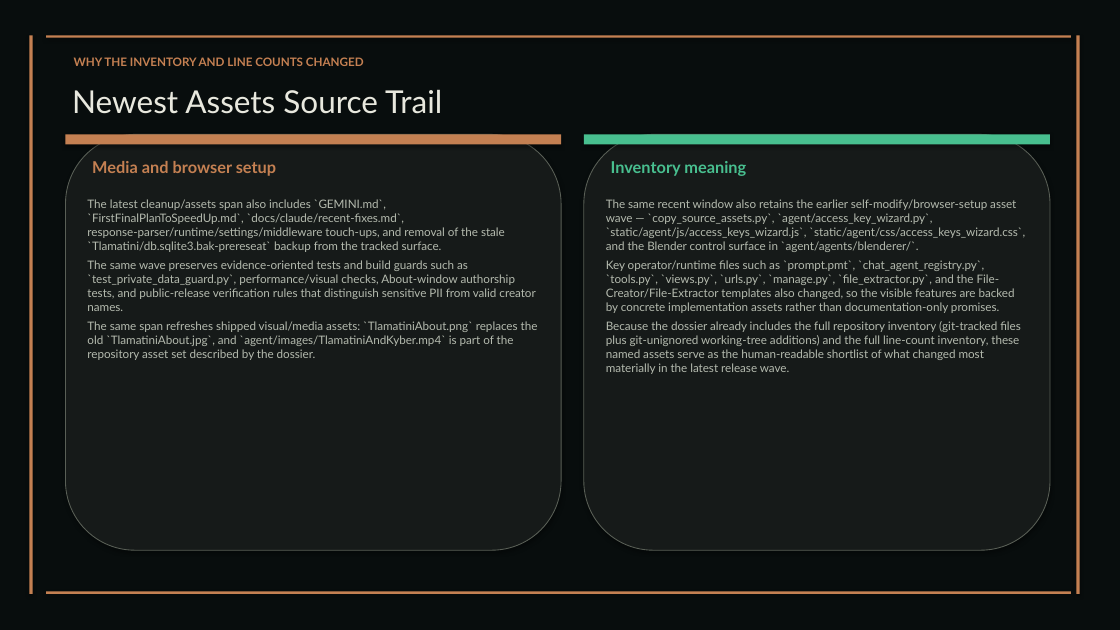
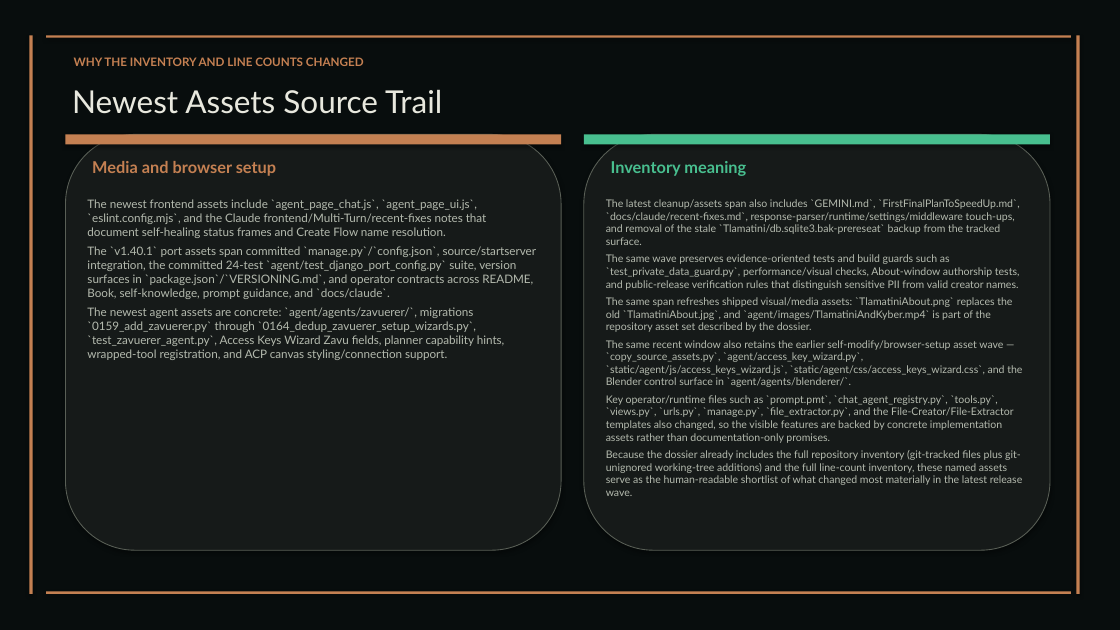
Before and after one commit to XAIHT/Tlamatini, a slide deck: slide 63 of Tlamatini_eXtended_Artificial_Intelligence_Humanly_Tempered.pptx (slide 57 before the commit). Drawn at 1120x630 pixels with LibreOffice and Linux fonts; fonts in the diff are those of the drawing. Boxes give left, top, right and bottom in pixels: in the first picture for what was removed or moved away, otherwise in the second. Text is boxed around its words. In the diff, an @@ line names an element or a change of style, - is before the commit and + after.

```diff
--- a/Tlamatini_eXtended_Artificial_Intelligence_Humanly_Tempered.pptx
+++ b/Tlamatini_eXtended_Artificial_Intelligence_Humanly_Tempered.pptx
@@ text at bbox=[87, 199, 537, 360]: text changed @@
-The latest cleanup/assets span also includes `GEMINI.md`, `FirstFinalPlanToSpeedUp.md`, `docs/claude/recent-fixes.md`, response-parser/runtime/settings/middleware touch-ups, and removal of the stale `Tlamatini/db.sqlite3.bak-prereseat` backup from the tracked surface.
-The same wave preserves evidence-oriented tests and build guards such as `test_private_data_guard.py`, performance/visual checks, About-window authorship tests, and public-release verification rules that distinguish sensitive PII from valid creator names.
-The same span refreshes shipped visual/media assets: `TlamatiniAbout.png` replaces the old `TlamatiniAbout.jpg`, and `agent/images/TlamatiniAndKyber.mp4` is part of the repository asset set described by the dossier.
+The newest frontend assets include `agent_page_chat.js`, `agent_page_ui.js`, `eslint.config.mjs`, and the Claude frontend/Multi-Turn/recent-fixes notes that document self-healing status frames and Create Flow name resolution.
+The `v1.40.1` port assets span committed `manage.py`/`config.json`, source/startserver integration, the committed 24-test `agent/test_django_port_config.py` suite, version surfaces in `package.json`/`VERSIONING.md`, and operator contracts across README, Book, self-knowledge, prompt guidance, and `docs/claude`.
+The newest agent assets are concrete: `agent/agents/zavuerer/`, migrations `0159_add_zavuerer.py` through `0164_dedup_zavuerer_setup_wizards.py`, `test_zavuerer_agent.py`, Access Keys Wizard Zavu fields, planner capability hints, wrapped-tool registration, and ACP canvas styling/connection support.
@@ text at bbox=[606, 199, 1020, 332]: paragraphs added @@
+The latest cleanup/assets span also includes `GEMINI.md`, `FirstFinalPlanToSpeedUp.md`, `docs/claude/recent-fixes.md`, response-parser/runtime/settings/middleware touch-ups, and removal of the stale `Tlamatini/db.sqlite3.bak-prereseat` backup from the tracked surface.
+The same wave preserves evidence-oriented tests and build guards such as `test_private_data_guard.py`, performance/visual checks, About-window authorship tests, and public-release verification rules that distinguish sensitive PII from valid creator names.
+The same span refreshes shipped visual/media assets: `TlamatiniAbout.png` replaces the old `TlamatiniAbout.jpg`, and `agent/images/TlamatiniAndKyber.mp4` is part of the repository asset set described by the dossier.
@@ text at bbox=[606, 340, 1023, 496]: size 10 to 9 pt in "The same recent window also retains the ...", "Key operator/runtime files such as `prompt.pmt`, `chat_agent ...", "Because the dossier already includes the full ..." @@
```
Also in this commit, not shown: 52 other slides changed, 8 slides added, 3 slides removed, 21 other files.
